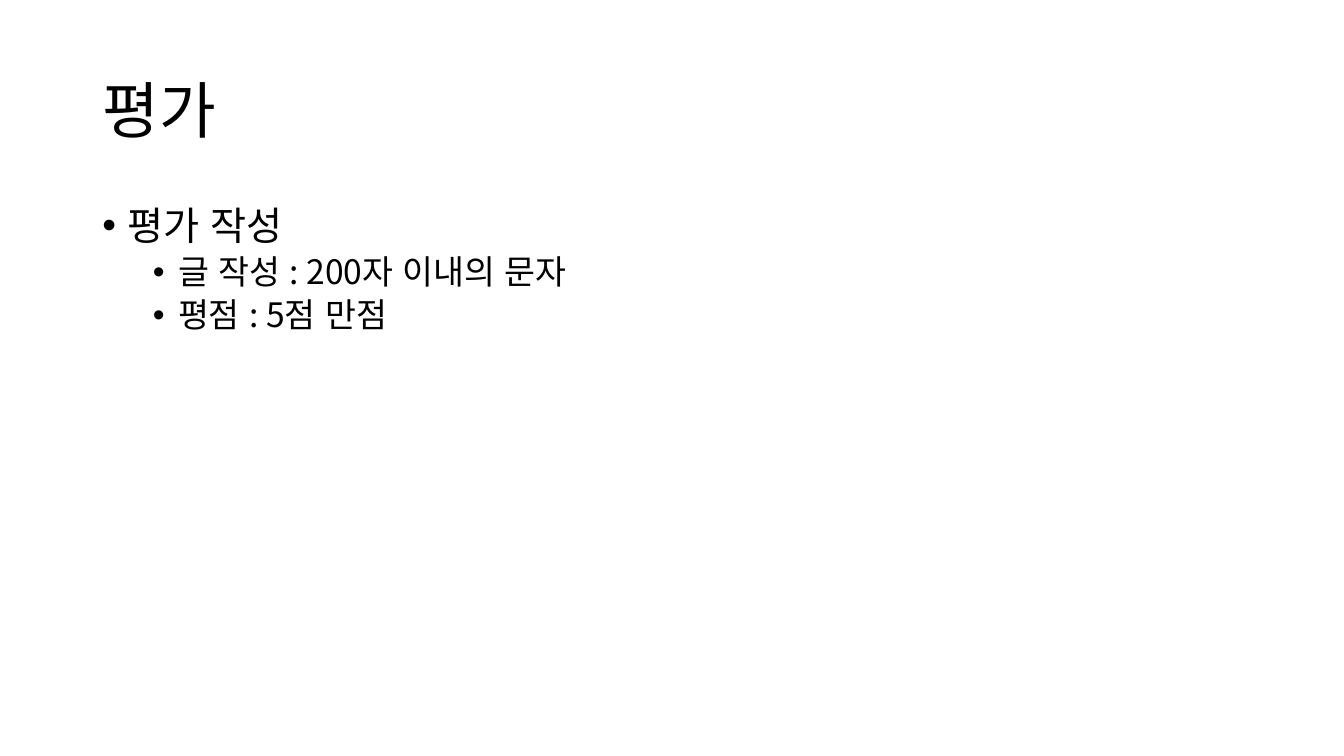
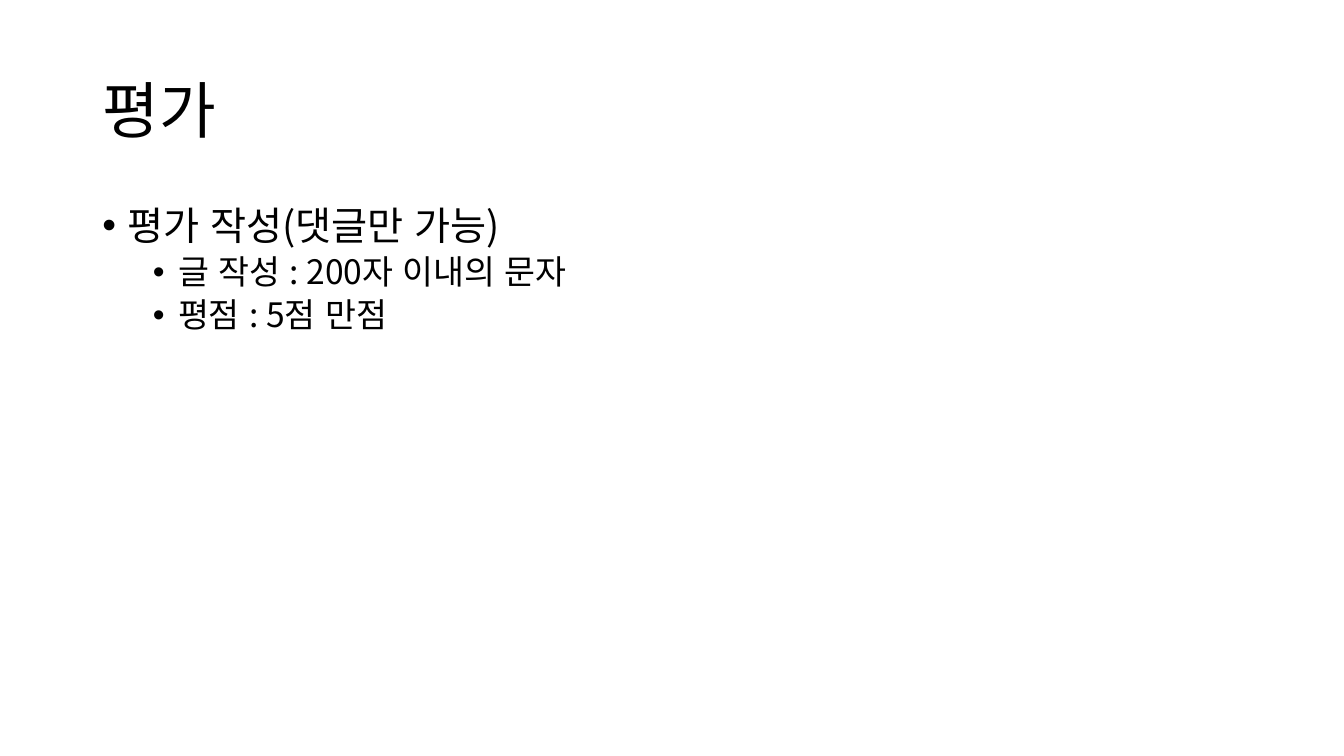
Before and after one commit to Singan/anabada-project, a slide deck: slide 11 of ppt/요구사항 명세서.pptx (slide 9 before the commit). Drawn at 1344x756 pixels with LibreOffice and Linux fonts; fonts in the diff are those of the drawing. Boxes give left, top, right and bottom in pixels: in the first picture for what was removed or moved away, otherwise in the second. Text is boxed around its words. In the diff, an @@ line names an element or a change of style, - is before the commit and + after.

```diff
--- a/ppt/요구사항 명세서.pptx
+++ b/ppt/요구사항 명세서.pptx
@@ text at <box>128,207,500,248</box>: text changed @@
-• 평가 작성
+• 평가 작성(댓글만 가능)
```
Also in this commit, not shown: 10 other slides changed, 4 slides added.
